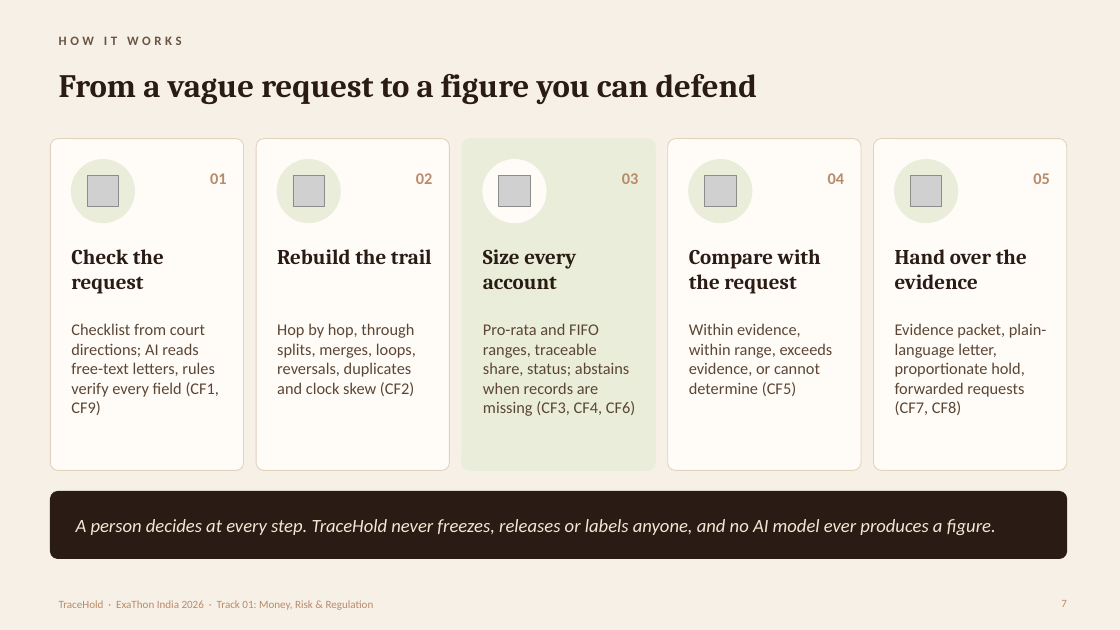
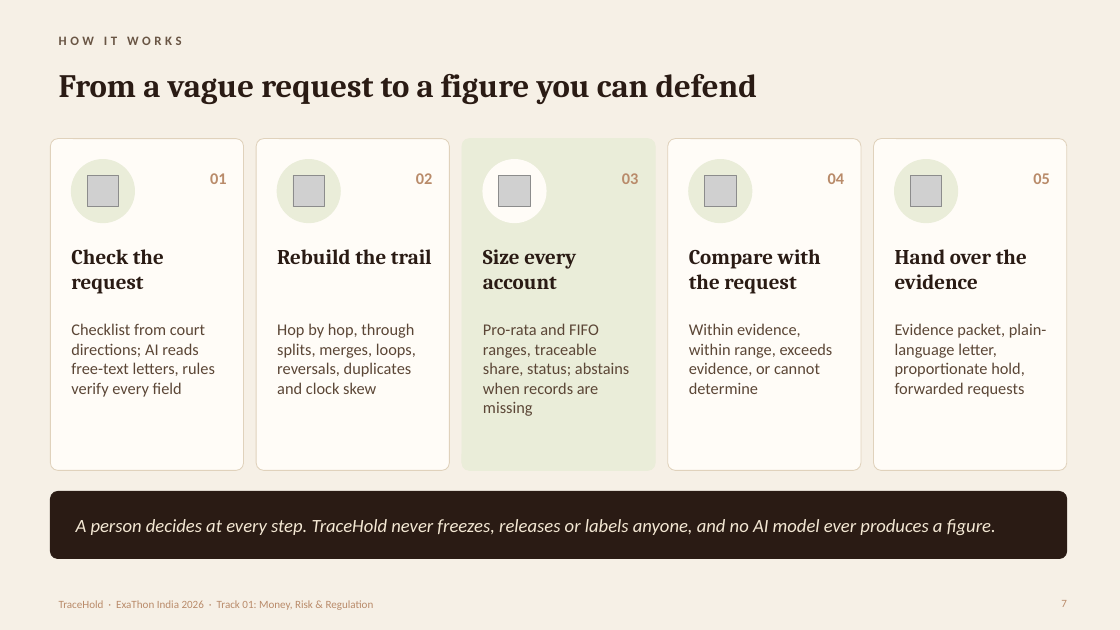
Before and after one commit to lisamehta0791/TraceHold, a slide deck: slide 7 of docs/TraceHold-Pitch-Deck.pptx. Drawn at 1120x630 pixels with LibreOffice and Linux fonts; fonts in the diff are those of the drawing; grey boxes stand for pictures. Boxes give left, top, right and bottom in pixels: in the first picture for what was removed or moved away, otherwise in the second. Text is boxed around its words. In the diff, an @@ line names an element or a change of style, - is before the commit and + after.

Commit message:
Updated PPT and UI/UX

```diff
--- a/docs/TraceHold-Pitch-Deck.pptx
+++ b/docs/TraceHold-Pitch-Deck.pptx
@@ text at (71,323,215,397): text changed @@
-Checklist from court directions; AI reads free-text letters, rules verify every field (CF1, CF9)
+Checklist from court directions; AI reads free-text letters, rules verify every field
@@ text at (277,323,416,394): text changed @@
-Hop by hop, through splits, merges, loops, reversals, duplicates and clock skew (CF2)
+Hop by hop, through splits, merges, loops, reversals, duplicates and clock skew
@@ text at (483,323,629,416): text changed @@
-Pro-rata and FIFO ranges, traceable share, status; abstains when records are missing (CF3, CF4, CF6)
+Pro-rata and FIFO ranges, traceable share, status; abstains when records are missing
@@ text at (689,323,833,394): text changed @@
-Within evidence, within range, exceeds evidence, or cannot determine (CF5)
+Within evidence, within range, exceeds evidence, or cannot determine
@@ text at (895,323,1046,397): text changed @@
-Evidence packet, plain-language letter, proportionate hold, forwarded requests (CF7, CF8)
+Evidence packet, plain-language letter, proportionate hold, forwarded requests
```
Also in this commit, not shown: 2 other slides changed, 7 other files.
